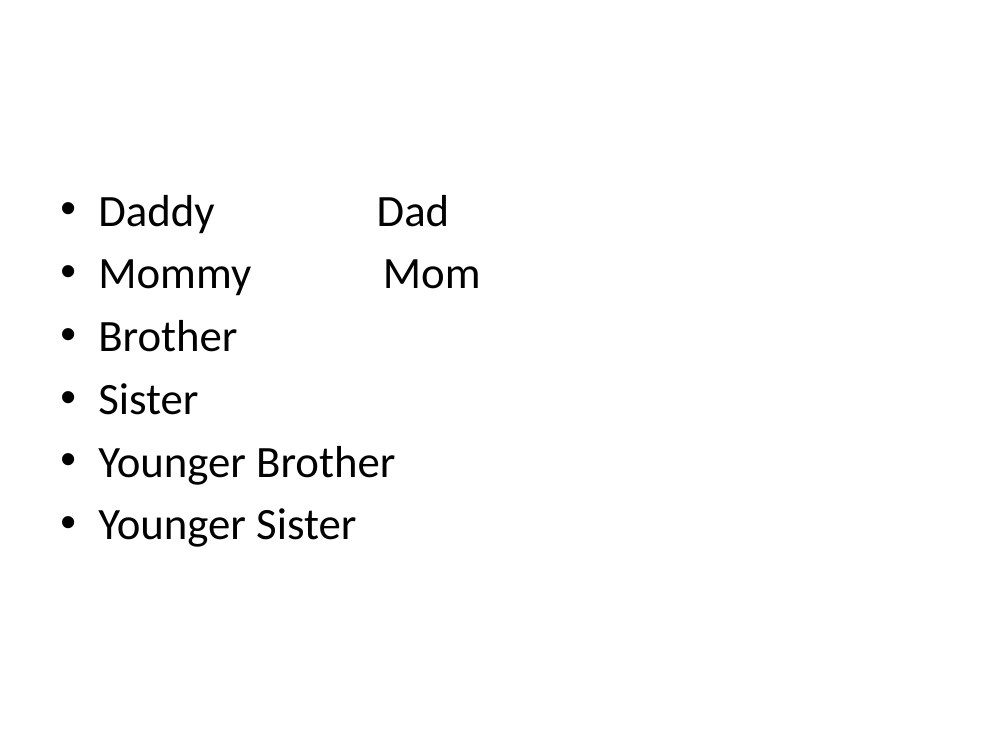
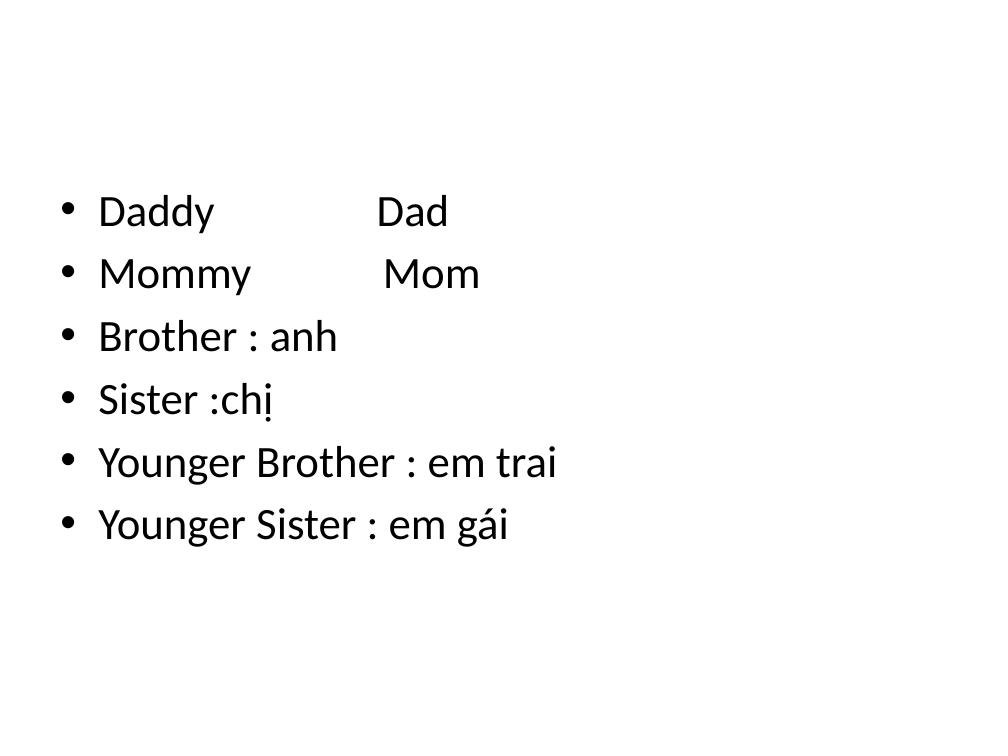
Before and after one commit to batisuoc/free-school-class, a slide deck: slide 3 of english/he's got the whole world in His hands.pptx. Drawn at 1008x756 pixels with LibreOffice and Linux fonts; fonts in the diff are those of the drawing. Boxes give left, top, right and bottom in pixels: in the first picture for what was removed or moved away, otherwise in the second. Text is boxed around its words. In the diff, an @@ line names an element or a change of style, - is before the commit and + after.

```diff
--- a/english/he's got the whole world in His hands.pptx
+++ b/english/he's got the whole world in His hands.pptx
@@ text at (98, 320, 557, 547): text changed @@
-• Brother
-• Sister
-• Younger Brother
-• Younger Sister
+• Brother : anh
+• Sister :chị
+• Younger Brother : em trai
+• Younger Sister : em gái
```
Also in this commit, not shown: 2 other slides changed, 1 slide added, 2 other files.
